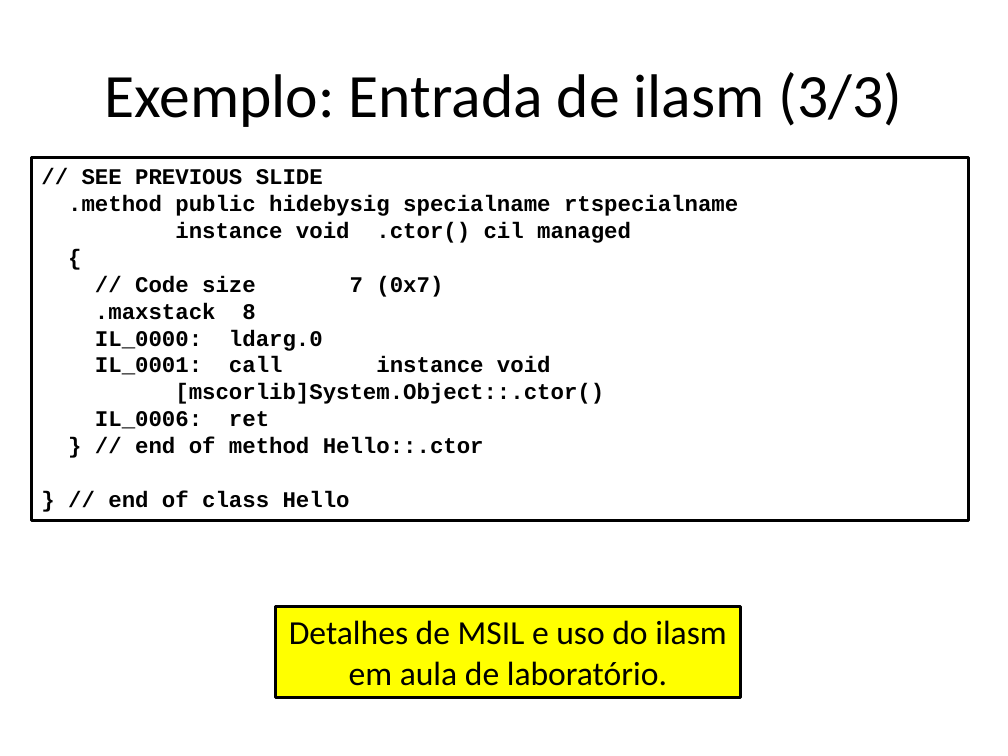
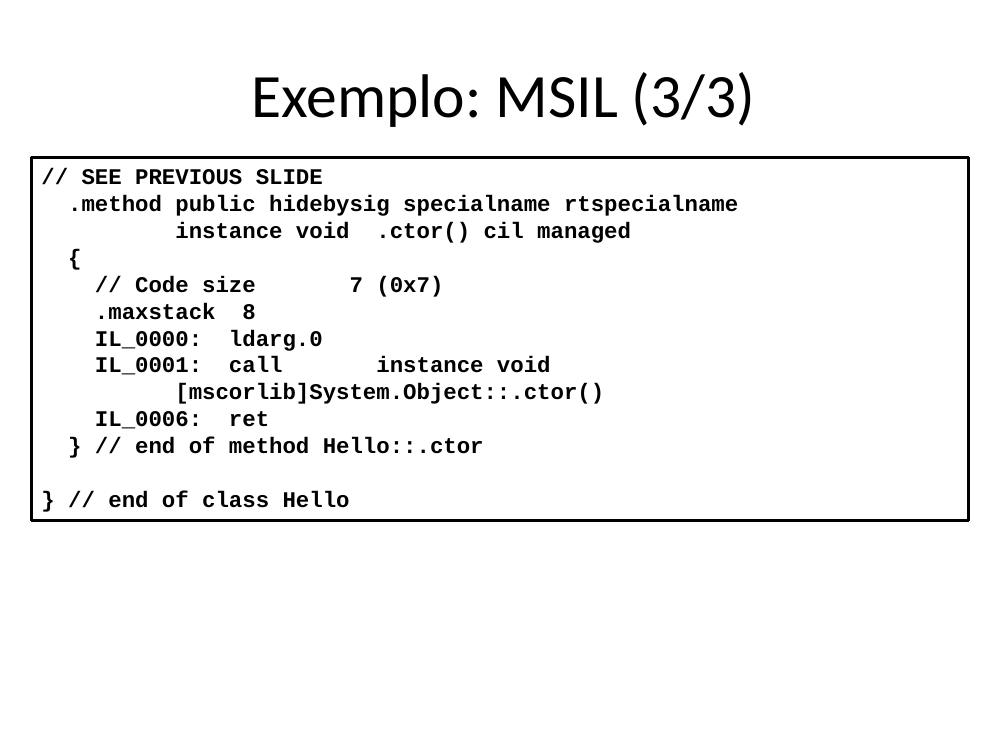
Before and after one commit to damorim/compilers-cin, a slide deck: slide 65 of slides-aulas/ambiente-exec-e-geracao-codigo.pptx (slide 53 before the commit). Drawn at 1008x756 pixels with LibreOffice and Linux fonts; fonts in the diff are those of the drawing. Boxes give left, top, right and bottom in pixels: in the first picture for what was removed or moved away, otherwise in the second. Text is boxed around its words. In the diff, an @@ line names an element or a change of style, - is before the commit and + after.

```diff
--- a/slides-aulas/ambiente-exec-e-geracao-codigo.pptx
+++ b/slides-aulas/ambiente-exec-e-geracao-codigo.pptx
@@ title at box(252, 72, 755, 127): text changed @@
-Exemplo: Entrada de ilasm (3/3)
+Exemplo: MSIL (3/3)
@@ rectangle removed at box(275, 607, 740, 699) @@
-Detalhes de MSIL e uso do ilasm em aula de laboratório.
```
Also in this commit, not shown: 11 other slides changed, 14 slides added, 1 slide removed.
